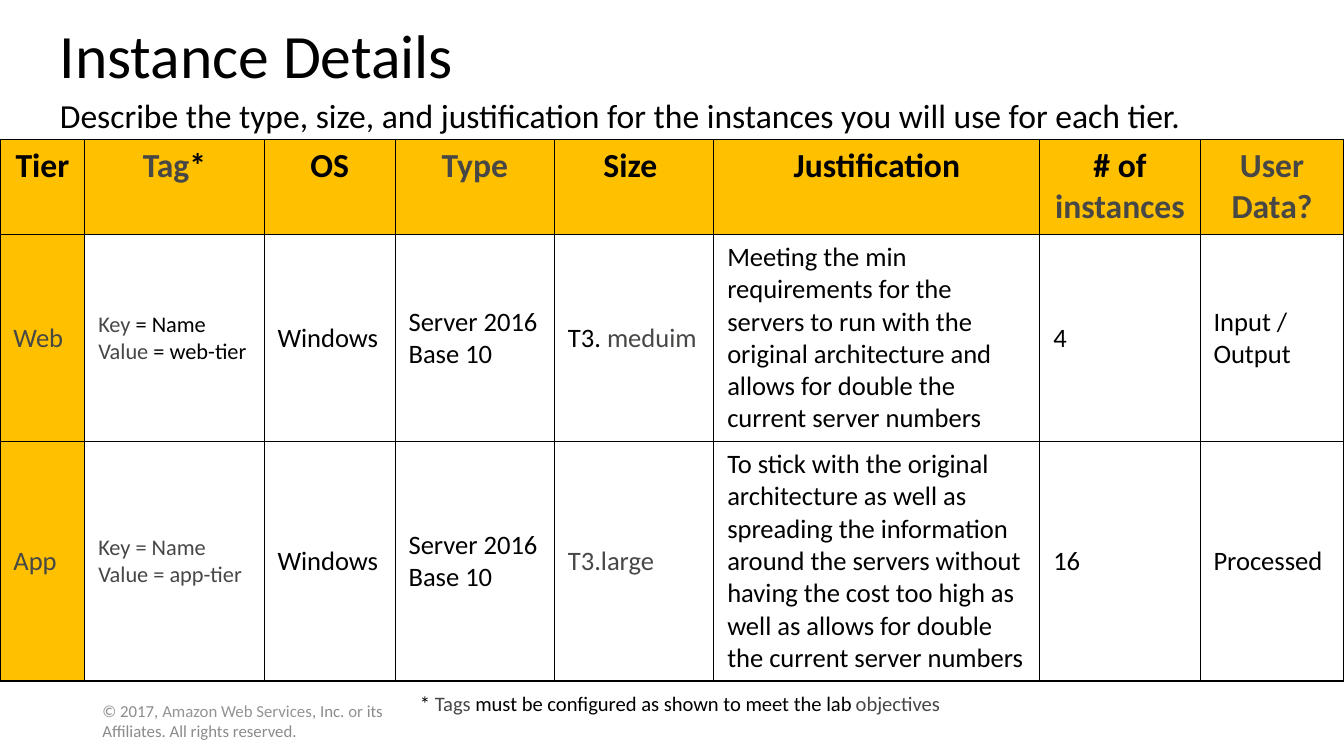
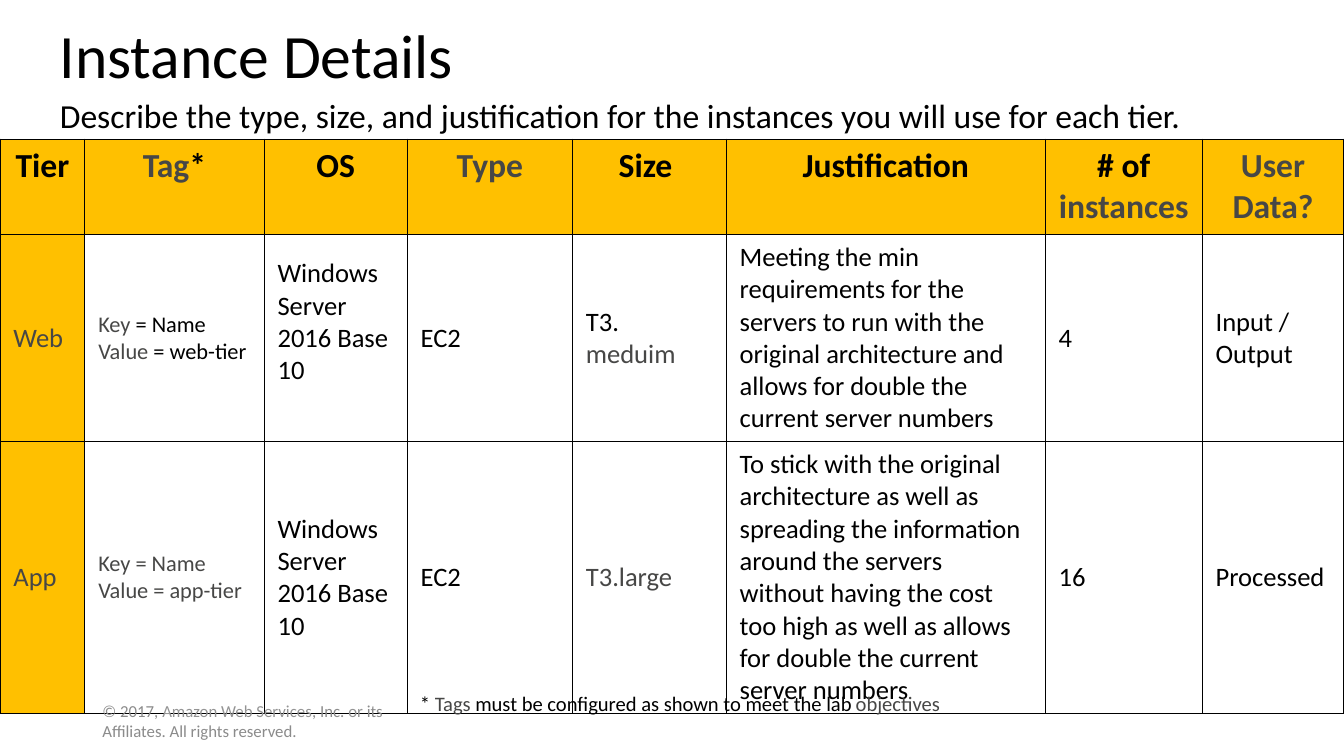
Before and after one commit to WilliamCareySemiColon/college_y3, a slide deck: slide 12 of Cloud_Computing/Labs/Assignment/part 1/Solution Template.pptx. Drawn at 1344x756 pixels with LibreOffice and Linux fonts; fonts in the diff are those of the drawing. Boxes give left, top, right and bottom in pixels: in the first picture for what was removed or moved away, otherwise in the second. Text is boxed around its words. In the diff, an @@ line names an element or a change of style, - is before the commit and + after.

```diff
--- a/Cloud_Computing/Labs/Assignment/part 1/Solution Template.pptx
+++ b/Cloud_Computing/Labs/Assignment/part 1/Solution Template.pptx
@@ table at [0,139,1344,709] @@
-row 2, column 3: Windows
+row 2, column 3: Windows Server 2016 Base 10
-row 2, column 4: Server 2016 Base 10
+row 2, column 4: EC2
-row 3, column 3: Windows
+row 3, column 3: Windows Server 2016 Base 10
-row 3, column 4: Server 2016 Base 10
+row 3, column 4: EC2
```
Also in this commit, not shown: 3 other slides changed, 1 other file.
